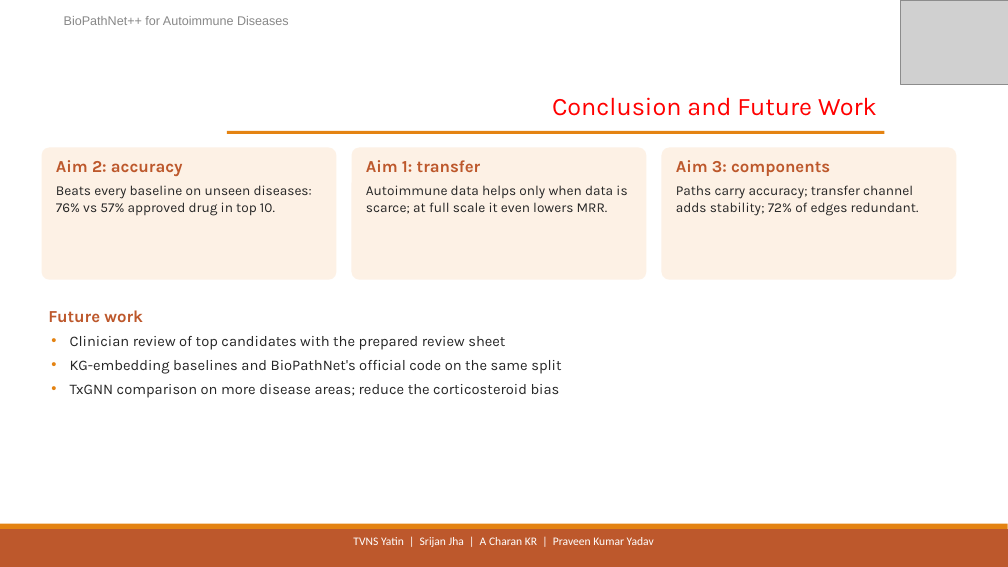
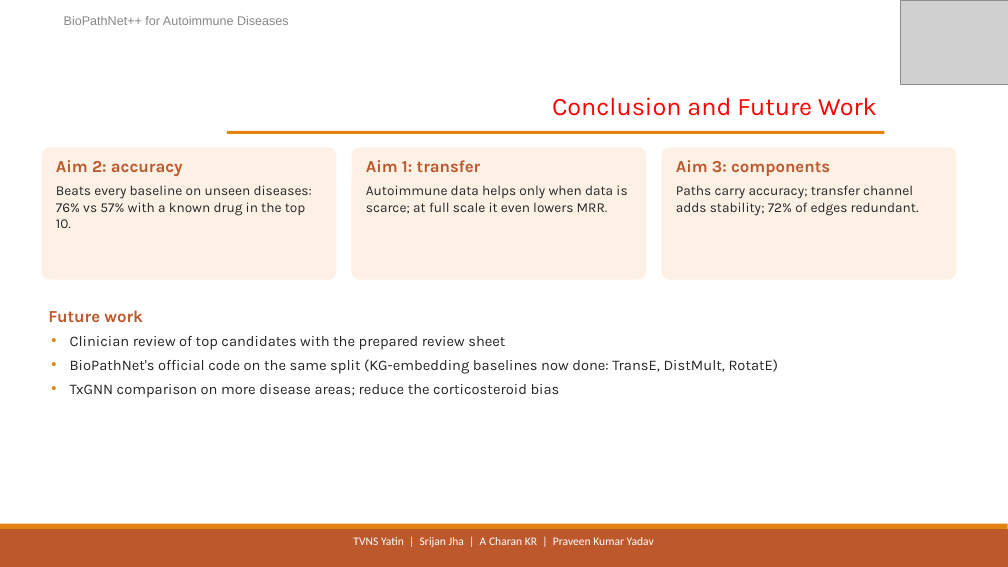
Before and after one commit to SaiYatin/Capstone_Drug_Repurposing_Project, a slide deck: slide 23 of outputs/capstone_review3/BioPathNet++_Review3.pptx (slide 19 before the commit). Drawn at 1008x567 pixels with LibreOffice and Linux fonts; fonts in the diff are those of the drawing; grey boxes stand for pictures. Boxes give left, top, right and bottom in pixels: in the first picture for what was removed or moved away, otherwise in the second. Text is boxed around its words. In the diff, an @@ line names an element or a change of style, - is before the commit and + after.

```diff
--- a/outputs/capstone_review3/BioPathNet++_Review3.pptx
+++ b/outputs/capstone_review3/BioPathNet++_Review3.pptx
@@ text at (x1=56, y1=185, x2=312, y2=228): text changed @@
-Beats every baseline on unseen diseases: 76% vs 57% approved drug in top 10.
+Beats every baseline on unseen diseases: 76% vs 57% with a known drug in the top 10.
@@ text at (x1=70, y1=359, x2=779, y2=374): text changed @@
-• KG-embedding baselines and BioPathNet's official code on the same split
+• BioPathNet's official code on the same split (KG-embedding baselines now done: TransE, DistMult, RotatE)
```
Also in this commit, not shown: 5 other slides changed, 5 slides added, 1 slide removed, 3 other files.
